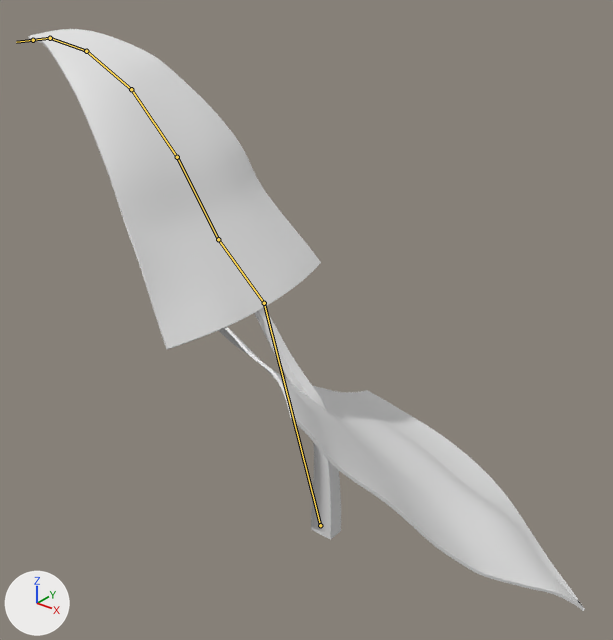
A saved change to the FBX model Assets/Models/Pingo_09_12_17/11.fbx.
The view is the same before and after, from a 50 mm lens placed at (5.98, -1.83, 5.68), pointed at (1.28, 4.04, 2.04). The lights are fixed; the arrows at lower left show +X, +Y and +Z. Both versions are drawn at frame 1 of the action 'A11|EmptyAction'; the numbers are the values there. The bones that bend it are drawn over the model as lines.
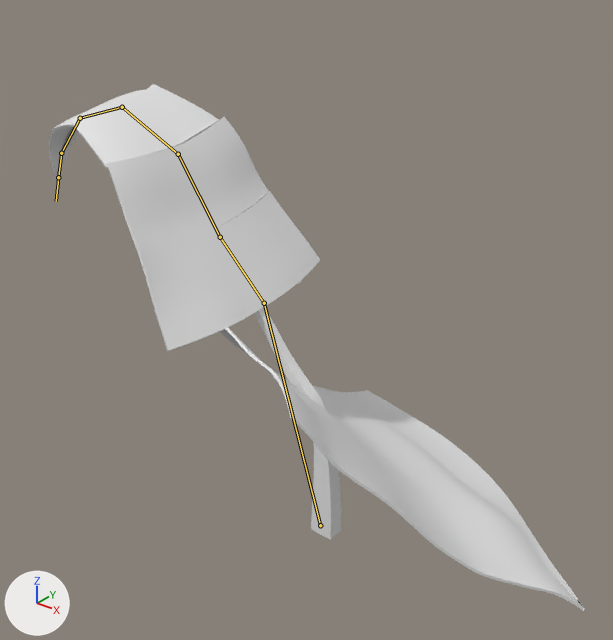
Scene script edits in JSON lines:
```json
{"block": "bone_1_6", "where": "bone_1_6 = bpy.data.objects['A11'].pose.bones['1_6']  # child of 'Bone'"}
{"op": "set", "path": "bone_1_6.rotation_quaternion", "old": "(1.0, 0.0, 0.0, 0.0)", "new": "(0.999, 0.012, -0.003, -0.032)", "note": "degrees (0, 0, 0) -> degrees (1, 0, -4)"}
{"block": "bone_1_5", "where": "bone_1_5 = bpy.data.objects['A11'].pose.bones['1_5']  # child of '1_6'"}
{"op": "set", "path": "bone_1_5.rotation_quaternion", "old": "(1.0, 0.0, 0.0, 0.0)", "new": "(1.0, 0.004, 0.002, 0.019)", "note": "degrees (0, 0, 0) -> degrees (0, 0, 2)"}
{"block": "bone_1_4", "where": "bone_1_4 = bpy.data.objects['A11'].pose.bones['1_4']  # child of '1_5'"}
{"op": "set", "path": "bone_1_4.rotation_quaternion", "old": "(1.0, 0.0, 0.0, 0.0)", "new": "(0.984, 0.002, 0.002, 0.178)", "note": "degrees (0, 0, 0) -> degrees (0, 0, 21)"}
{"block": "bone_1_3", "where": "bone_1_3 = bpy.data.objects['A11'].pose.bones['1_3']  # child of '1_4'"}
{"op": "set", "path": "bone_1_3.rotation_quaternion", "old": "(1.0, 0.0, 0.0, 0.0)", "new": "(0.979, 0.001, 0.002, 0.202)", "note": "degrees (0, 0, 0) -> degrees (0, 0, 23)"}
{"block": "bone_1_2", "where": "bone_1_2 = bpy.data.objects['A11'].pose.bones['1_2']  # child of '1_3'"}
{"op": "set", "path": "bone_1_2.rotation_quaternion", "old": "(1.0, 0.0, 0.0, 0.0)", "new": "(0.993, -0.117, 0.002, 0.001)", "note": "degrees (0, 0, 0) -> degrees (-13, 0, 0)"}
{"block": "bone_1_1", "where": "bone_1_1 = bpy.data.objects['A11'].pose.bones['1_1']  # child of '1_2'"}
{"op": "set", "path": "bone_1_1.rotation_quaternion", "old": "(1.0, 0.0, 0.0, 0.0)", "new": "(0.999, -0.039, 0.0, 0.0)", "note": "degrees (0, 0, 0) -> degrees (-4, 0, 0)"}
```

Changed parts and their boxes [x1, y1, x2, y2] in the pictures (613 x 640 px):
```json
{"object": "Object_57", "change": "posed", "before": [135, 196, 321, 349], "after": [137, 191, 320, 351]}
{"object": "Object_58", "change": "posed", "before": [105, 121, 268, 251], "after": [107, 117, 269, 250]}
{"object": "Object_61", "change": "posed", "before": [78, 65, 223, 166], "after": [70, 84, 219, 169], "on screen": "16% shorter"}
{"object": "Object_63", "change": "posed", "before": [55, 36, 166, 99], "after": [52, 90, 144, 132], "on screen": "17% narrower, 33% shorter"}
{"object": "Object_16", "change": "posed", "before": [254, 308, 341, 540], "after": [57, 127, 341, 540]}
{"object": "Object_65", "change": "posed", "before": [37, 29, 108, 59], "after": [49, 127, 79, 159]}
{"object": "Object_66", "change": "posed", "before": [28, 30, 58, 42], "after": [50, 149, 69, 180], "on screen": "35% narrower, 146% taller"}
{"bone": "1_6", "before": "(264, 303) to (218, 239)", "after": "(264, 303) to (220, 237)"}
{"bone": "1_5", "before": "(218, 239) to (177, 157)", "after": "(220, 237) to (178, 154)"}
{"bone": "1_4", "before": "(177, 157) to (131, 89)", "after": "(178, 154) to (122, 107)"}
{"bone": "1_3", "before": "(131, 89) to (86, 51)", "after": "(122, 107) to (80, 118)"}
{"bone": "1_2", "before": "(86, 51) to (50, 38)", "after": "(80, 118) to (61, 153)"}
{"bone": "1_1", "before": "(50, 38) to (33, 40)", "after": "(61, 153) to (58, 177)"}
```
